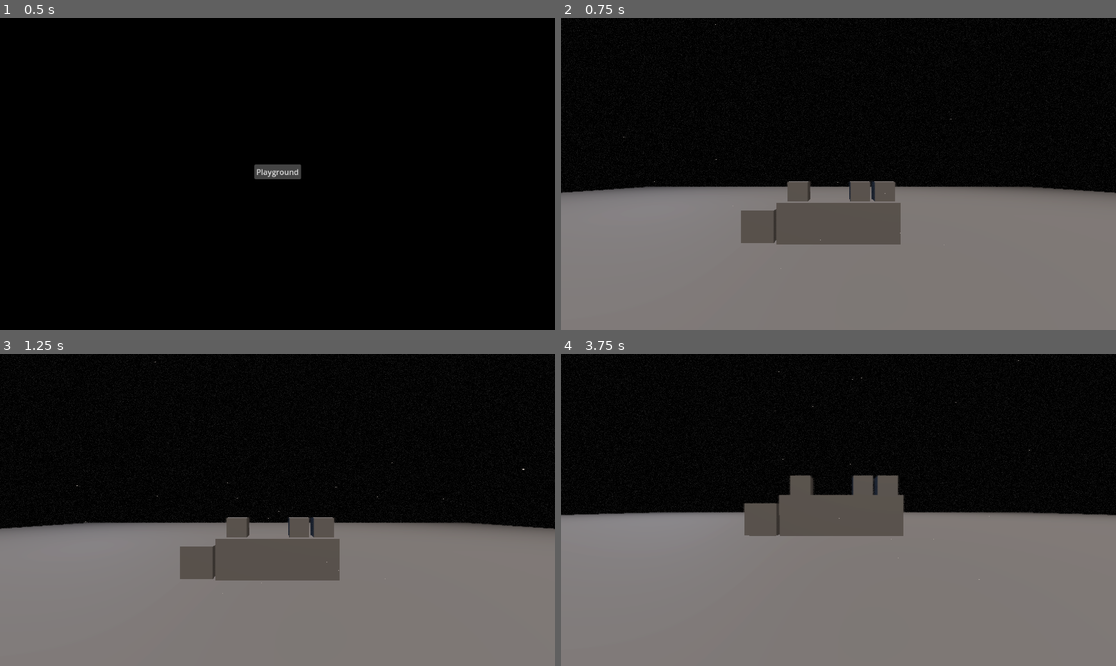
Above: before the commit, frames 1-4 (two rows, left to right).
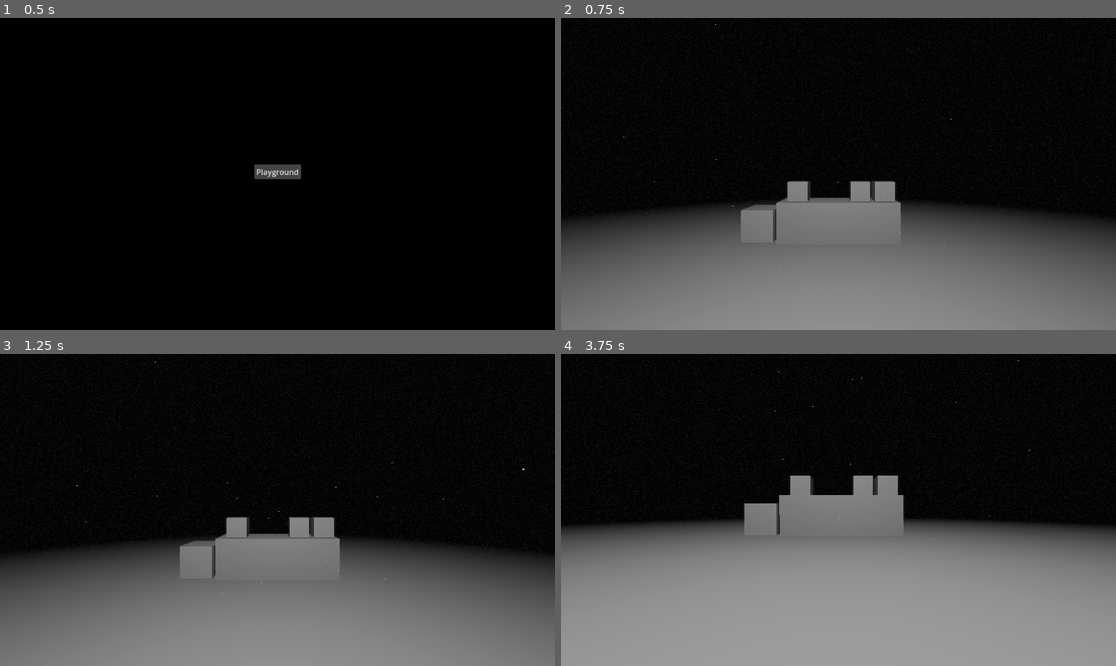
Above: after the commit, the same moments.

Repository: EasyT4RG3T/project-heartache-demo
Game: Godot game, scene res://Scenes/Menus/MainMenu/main_menu.tscn
Two runs of this game, one before a commit and one after it. Both use one fixed random seed, a clock stepped at 60 frames per second and the inputs below.
Inputs (mouse positions are in pixels of both pictures, inside the frame that each line leads up to):
- Up to frame 1 (0.5 s): no input
- Up to frame 2 (0.75 s): click "Playground" at 0.5 s
- Up to frame 3 (1.25 s): no input
- Up to frame 4 (3.75 s): tap Enter at 1.25 s; move the mouse to (866, 510) at 1.27 s; hold Q (drop) 1.28-2.03 s; hold Up (command_up) from 1.28 s (still down); tap E (interact) at 1.55, 2.1, 3.05 s; move the mouse to (810, 510) at 2.02 s; tap Q (drop) at 2.3, 3.6 s; move the mouse to (849, 503) at 2.77 s; hold C (crouch) 2.78-3.53 s; move the mouse to (832, 516) at 3.52 s

Frame 1 is identical in both runs. In frame 2, 24% of the frame differs, in the area x 0-100%, y 2-100%; in frame 3, 24%; in frame 4, 35%.

Commit message:
figured out saving

Diff:
--- a/Assets/Environments/default_environment.tres
+++ b/Assets/Environments/default_environment.tres
@@ -8,7 +8,12 @@
 tonemap_exposure = 0.8
 tonemap_white = 3.0
 ssao_enabled = true
-ssao_power = 3.0
+ssao_radius = 0.5
+ssao_intensity = 1.5
+ssao_power = 4.0
+ssao_detail = 0.2
+ssao_horizon = 0.2
+ssao_sharpness = 1.0
 sdfgi_read_sky_light = false
 glow_enabled = true
 fog_enabled = true
--- /dev/null
+++ b/Assets/Placeholder/test_cube.tscn
@@ -0,0 +1,25 @@
+[gd_scene load_steps=4 format=3 uid="uid://cylqjhsw0iwbo"]
+
+[ext_resource type="Script" uid="uid://dikfhy8p3u7bc" path="res://Scripts/Nodes/heavy_item_3d.gd" id="1_cimlw"]
+
+[sub_resource type="BoxShape3D" id="BoxShape3D_ukqwk"]
+size = Vector3(0.8, 0.8, 0.8)
+
+[sub_resource type="BoxMesh" id="BoxMesh_rd3m0"]
+size = Vector3(0.8, 0.8, 0.8)
+
+[node name="HeavyItem3D" type="StaticBody3D" node_paths=PackedStringArray("mesh", "collision")]
+script = ExtResource("1_cimlw")
+mesh = NodePath("MeshInstance3D")
+collision = NodePath("CollisionShape3D")
+rest_offset = Vector3(0, 0.4, 0)
+hand_offset = Vector3(0, -0.435, -0.845)
+metadata/_custom_type_script = "uid://dikfhy8p3u7bc"
+
+[node name="CollisionShape3D" type="CollisionShape3D" parent="."]
+shape = SubResource("BoxShape3D_ukqwk")
+
+[node name="MeshInstance3D" type="MeshInstance3D" parent="."]
+layers = 4
+gi_mode = 2
+mesh = SubResource("BoxMesh_rd3m0")
--- a/Entities/Player/player_character.gd
+++ b/Entities/Player/player_character.gd
@@ -115,12 +115,12 @@
 					player_hud.can_hold = false
 					interact_type = "Press"
 				Interactable.InteractableType.TAP:
+					player_hud.can_hold = false
 					player_hud.can_tap = true
-					player_hud.can_hold = false
 					interact_type = "Tap"
 				Interactable.InteractableType.HOLD:
+					player_hud.can_tap = false
 					player_hud.can_hold = true
-					player_hud.can_tap = false
 					interact_type = "Hold"
 		else:
 			interaction_ray_result = {}
@@ -151,6 +151,7 @@
 	get_window().size_changed.connect(_update_sub_viewport)
 	_update_sub_viewport()
 	interaction_ray_query.collision_mask = 1
+	drop_ray_query.collision_mask = 1
 	vault_checks.p = self
 
 
@@ -229,7 +230,6 @@
 	if event.is_action_pressed("drop"):
 		if heavy_item:
 			while Input.is_action_pressed("drop"):
-				await get_tree().physics_frame
 				drop_ray_query.from = head.global_position
 				drop_ray_query.to = head.global_position - main_camera.global_basis.z *\
 				clampf(abs(head.rotation.x) * 2, 1.2, 2)
@@ -239,6 +239,8 @@
 					heavy_item.show_preview(self, drop_ray_result)
 				else:
 					heavy_item.hide_preview()
+
+				await get_tree().physics_frame
 
 	if event.is_action_released("drop"):
 		if heavy_item:
@@ -489,23 +491,32 @@
 	inventory_sub_viewport.size = get_window().size
 
 
+func add_thought(thought: String) -> void:
+	print(thought)
+
+
 func apply_settings() -> void:
 	player_fov = SaverLoader.settings.fov
 	main_camera.fov = player_fov
 	mouse_sensitivity = SaverLoader.settings.sensitivity
 
 
-func save(file: Dictionary) -> Dictionary:
+func save(file: Dictionary) -> void:
 	file["player"] = {
-		"filename": get_scene_file_path(),
-		"parent": get_parent().get_path(),
 		"position": global_position,
 		"rotation": head.global_rotation,
+		"look_vector": look_vector,
 	}
-	return file
+	if heavy_item:
+		file["player"]["heavy_item"] = heavy_item.scene_file_path
+		print(heavy_item.scene_file_path)
 
 
 func load(file: Dictionary) -> void:
-	var file_player = file["player"]
-	global_position = file_player["position"]
-	head.global_rotation = file_player["rotation"]
+	global_position = file["position"]
+	head.global_rotation = file["rotation"]
+	look_vector = file["look_vector"]
+	if file.has("heavy_item"):
+		var hv: HeavyItem3D = load(file["heavy_item"]).instantiate()
+		add_child(hv)
+		hv._pick_up(self)
--- a/Scenes/Maps/Playground/playground.tscn
+++ b/Scenes/Maps/Playground/playground.tscn
@@ -1,8 +1,8 @@
-[gd_scene load_steps=10 format=4 uid="uid://clfnlnf15u3v"]
+[gd_scene load_steps=8 format=4 uid="uid://clfnlnf15u3v"]
 
 [ext_resource type="LightmapGIData" uid="uid://b6o2c15wlymkr" path="res://Scenes/Maps/Playground/playground.lmbake" id="1_2tufx"]
 [ext_resource type="Script" uid="uid://dp1su0e2nxtku" path="res://Scripts/Nodes/interactable.gd" id="2_oo8u7"]
-[ext_resource type="Script" uid="uid://dikfhy8p3u7bc" path="res://Scripts/Nodes/heavy_item_3d.gd" id="3_yeqys"]
+[ext_resource type="PackedScene" uid="uid://cylqjhsw0iwbo" path="res://Assets/Placeholder/test_cube.tscn" id="3_yeqys"]
 
 [sub_resource type="ConcavePolygonShape3D" id="ConcavePolygonShape3D_oo8u7"]
 data = PackedVector3Array(-25, -0.1, -25, -25, 0, -25, -25, -0.1, 25, -25, -0.1, -25, 25, -0.1, -25, -25, 0, -25, -25,  …(1071 unchanged characters)…
@@ -22,22 +22,18 @@
 }]
 
 [sub_resource type="BoxShape3D" id="BoxShape3D_yeqys"]
+size = Vector3(0.5, 0.5, 0.5)
 
 [sub_resource type="BoxMesh" id="BoxMesh_ukqwk"]
-
-[sub_resource type="BoxShape3D" id="BoxShape3D_ukqwk"]
-size = Vector3(0.8, 0.8, 0.8)
-
-[sub_resource type="BoxMesh" id="BoxMesh_rd3m0"]
-size = Vector3(0.8, 0.8, 0.8)
+size = Vector3(0.5, 0.5, 0.5)
 
 [node name="Playground" type="Node3D"]
 
 [node name="LightmapGI" type="LightmapGI" parent="."]
 quality = 2
-interior = true
 max_texture_size = 2048
 environment_mode = 0
+generate_probes_subdiv = 3
 light_data = ExtResource("1_2tufx")
 
 [node name="Geometry" type="Node3D" parent="."]
@@ -64,67 +60,58 @@
 mesh = SubResource("ArrayMesh_yeqys")
 skeleton = NodePath("../..")
 
-[node name="DirectionalLight3D" type="DirectionalLight3D" parent="."]
-transform = Transform3D(0.9659259, -0.1294096, 0.22414392, -0.12940955, 0.5085185, 0.8512709, -0.22414395, -0.8512709, 0.47444433, 0, 4, 0)
-light_color = Color(1, 0.93766665, 0.89, 1)
-light_energy = 0.8
+[node name="Node3D" type="Node3D" parent="Geometry"]
+transform = Transform3D(1, 0, 0, 0, 1, 0, 0, 0, 1, -1.0304561, 1.2519774, -4.923604)
 
-[node name="DirectionalLight3D2" type="DirectionalLight3D" parent="."]
-transform = Transform3D(0.5950349, -0.5050947, -0.6251504, -0.22414395, -0.851271, 0.47444427, -0.7718116, -0.14218721, -0.6197498, 0, 4, 0)
-light_color = Color(0.74, 0.83533335, 1, 1)
-light_energy = 0.2
-
-[node name="Node3D" type="Node3D" parent="."]
-transform = Transform3D(0.5, 0, 0, 0, 0.5, 0, 0, 0, 0.5, -1.0304561, 1.2519774, -4.923604)
-
-[node name="Interactable" type="StaticBody3D" parent="Node3D"]
+[node name="Interactable" type="StaticBody3D" parent="Geometry/Node3D"]
 script = ExtResource("2_oo8u7")
 metadata/_custom_type_script = "uid://dp1su0e2nxtku"
 
-[node name="CollisionShape3D" type="CollisionShape3D" parent="Node3D/Interactable"]
+[node name="CollisionShape3D" type="CollisionShape3D" parent="Geometry/Node3D/Interactable"]
 shape = SubResource("BoxShape3D_yeqys")
 
-[node name="MeshInstance3D" type="MeshInstance3D" parent="Node3D/Interactable"]
+[node name="MeshInstance3D" type="MeshInstance3D" parent="Geometry/Node3D/Interactable"]
 mesh = SubResource("BoxMesh_ukqwk")
 
-[node name="Node3D2" type="Node3D" parent="."]
-transform = Transform3D(0.5, 0, 0, 0, 0.5, 0, 0, 0, 0.5, 0.55325174, 1.2519774, -4.923604)
+[node name="Node3D2" type="Node3D" parent="Geometry"]
+transform = Transform3D(1, 0, 0, 0, 1, 0, 0, 0, 1, 0.55325174, 1.2519774, -4.923604)
 
-[node name="Interactable" type="StaticBody3D" parent="Node3D2"]
+[node name="Interactable" type="StaticBody3D" parent="Geometry/Node3D2"]
 script = ExtResource("2_oo8u7")
 interact_type = 1
 metadata/_custom_type_script = "uid://dp1su0e2nxtku"
 
-[node name="CollisionShape3D" type="CollisionShape3D" parent="Node3D2/Interactable"]
+[node name="CollisionShape3D" type="CollisionShape3D" parent="Geometry/Node3D2/Interactable"]
 shape = SubResource("BoxShape3D_yeqys")
 
-[node name="MeshInstance3D" type="MeshInstance3D" parent="Node3D2/Interactable"]
+[node name="MeshInstance3D" type="MeshInstance3D" parent="Geometry/Node3D2/Interactable"]
 mesh = SubResource("BoxMesh_ukqwk")
 
-[node name="Node3D3" type="Node3D" parent="."]
-transform = Transform3D(0.5, 0, 0, 0, 0.5, 0, 0, 0, 0.5, 1.1745102, 1.2519774, -4.923604)
+[node name="Node3D3" type="Node3D" parent="Geometry"]
+transform = Transform3D(1, 0, 0, 0, 1, 0, 0, 0, 1, 1.1745102, 1.2519774, -4.923604)
 
-[node name="Interactable" type="StaticBody3D" parent="Node3D3"]
+[node name="Interactable" type="StaticBody3D" parent="Geometry/Node3D3"]
 script = ExtResource("2_oo8u7")
 interact_type = 2
 metadata/_custom_type_script = "uid://dp1su0e2nxtku"
 
-[node name="CollisionShape3D" type="CollisionShape3D" parent="Node3D3/Interactable"]
+[node name="CollisionShape3D" type="CollisionShape3D" parent="Geometry/Node3D3/Interactable"]
 shape = SubResource("BoxShape3D_yeqys")
 
-[node name="MeshInstance3D" type="MeshInstance3D" parent="Node3D3/Interactable"]
+[node name="MeshInstance3D" type="MeshInstance3D" parent="Geometry/Node3D3/Interactable"]
 mesh = SubResource("BoxMesh_ukqwk")
 
-[node name="HeavyItem3D" type="StaticBody3D" parent="." node_paths=PackedStringArray("mesh", "collision")]
-transform = Transform3D(1, 0, 0, 0, 1, 0, 0, 0, 1, -1.995, 0.4, -4.956)
-script = ExtResource("3_yeqys")
-mesh = NodePath("MeshInstance3D")
-collision = NodePath("CollisionShape3D")
-hand_offset = Vector3(0, -0.435, -0.845)
-metadata/_custom_type_script = "uid://dikfhy8p3u7bc"
+[node name="HeavyItem3D" parent="Geometry" instance=ExtResource("3_yeqys")]
+transform = Transform3D(1, 0, 0, 0, 1, 0, 0, 0, 1, -2.0178108, 0.4, -5.0042586)
 
-[node name="CollisionShape3D" type="CollisionShape3D" parent="HeavyItem3D"]
-shape = SubResource("BoxShape3D_ukqwk")
-
-[node name="MeshInstance3D" type="MeshInstance3D" parent="HeavyItem3D"]
-mesh = SubResource("BoxMesh_rd3m0")
+[node name="OmniLight3D" type="OmniLight3D" parent="."]
+transform = Transform3D(1, 0, 0, 0, 1, 0, 0, 0, 1, 0, 4, 0)
+light_energy = 4.845
+light_size = 0.04
+shadow_enabled = true
+shadow_bias = 0.01
+shadow_normal_bias = 2.0
+shadow_opacity = 0.9
+shadow_blur = 2.0
+shadow_caster_mask = 4294966277
+omni_range = 17.0
--- a/Scripts/Autoloads/saverloader.gd
+++ b/Scripts/Autoloads/saverloader.gd
@@ -46,7 +46,9 @@
 	_queue_function(_erase_graphics_settings_data)
 
 func save_game_data(slot: int) -> void:
-	_queue_function(_save_game_data, slot)
+	var save_data: Dictionary = {}
+	save_requsted.emit(save_data)
+	_queue_function(_save_game_data, [slot, save_data])
 
 func load_game_data(slot: int) -> void:
 	_queue_function(_load_game_data, slot)
@@ -255,7 +257,9 @@
 			resource.set(key, dictionary[key])
 
 
-func _save_game_data(slot: int) -> void:
+func _save_game_data(data: Array) -> void:
+	var slot: int = data[0]
+
 	if not DirAccess.dir_exists_absolute(GAME_DATA_PATH):
 		DirAccess.make_dir_recursive_absolute(GAME_DATA_PATH)
 
@@ -271,14 +275,7 @@
 		game_data = bytes_to_var(read_data_byte)
 		file_read.close()
 
-	var save_data: Dictionary = {}
-
-	for node in get_tree().get_nodes_in_group("Save"):
-		if node.scene_file_path.is_empty():
-			continue
-		if !node.call_thread_safe("has_meta", "save"):
-			continue
-		save_data = node.call_thread_safe("save", save_data)
+	var save_data: Dictionary = data[1]
 
 	for key in save_data:
 		game_data[key] = save_data[key]
@@ -316,6 +313,10 @@
 	file_read.close()
 
 	print(game_data)
+
+	for key in game_data:
+		if key == "player":
+			GameManager.player_character.call_deferred("load", game_data[key])
 
 	Console.call_deferred("console_print", "game data: loaded from slot " + str(slot))
 	return
--- a/project.godot
+++ b/project.godot
@@ -140,7 +140,9 @@
 [rendering]
 
 occlusion_culling/bvh_build_quality=1
+lights_and_shadows/directional_shadow/size=16384
 lights_and_shadows/directional_shadow/soft_shadow_filter_quality=0
+lights_and_shadows/directional_shadow/16_bits=false
 lights_and_shadows/positional_shadow/soft_shadow_filter_quality=0
 lights_and_shadows/positional_shadow/atlas_16_bits=false
 global_illumination/gi/use_half_resolution=true
Binary file changed: Scenes/Maps/Playground/playground.exr
Binary file changed: Scenes/Maps/Playground/playground.lmbake
